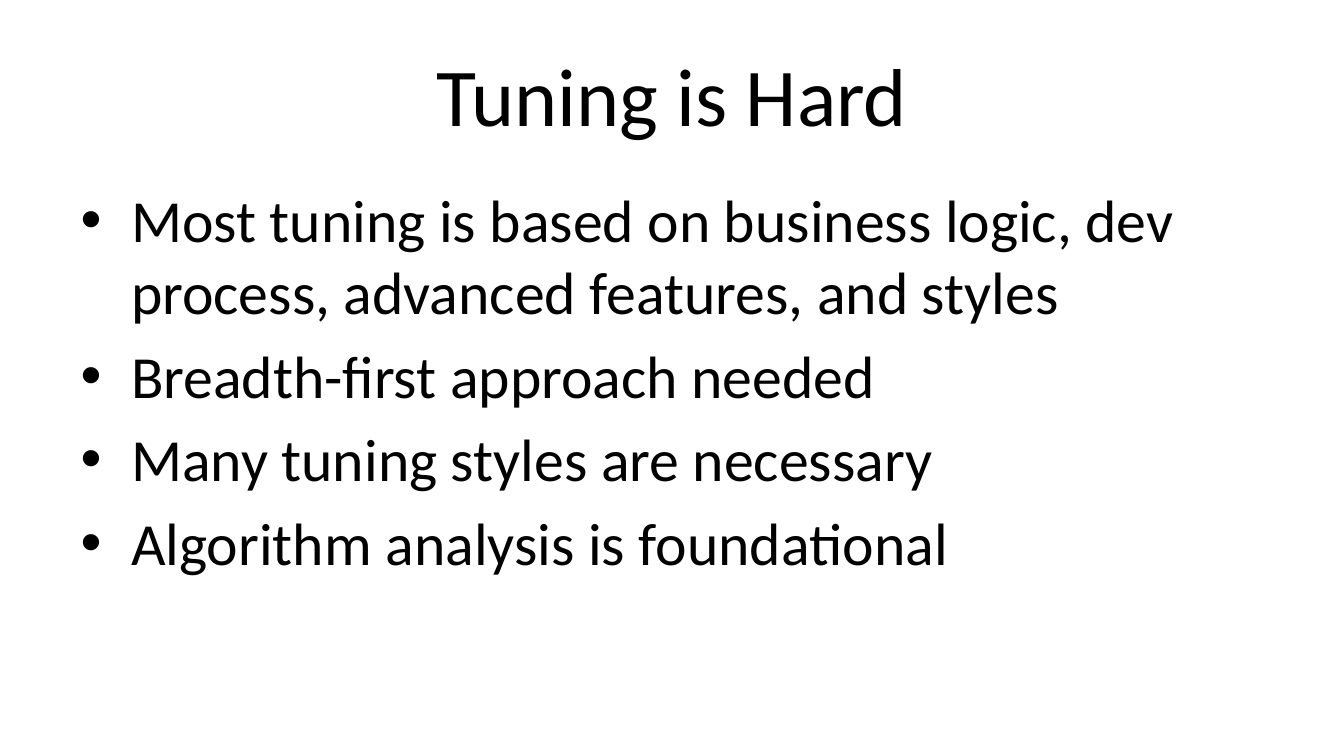
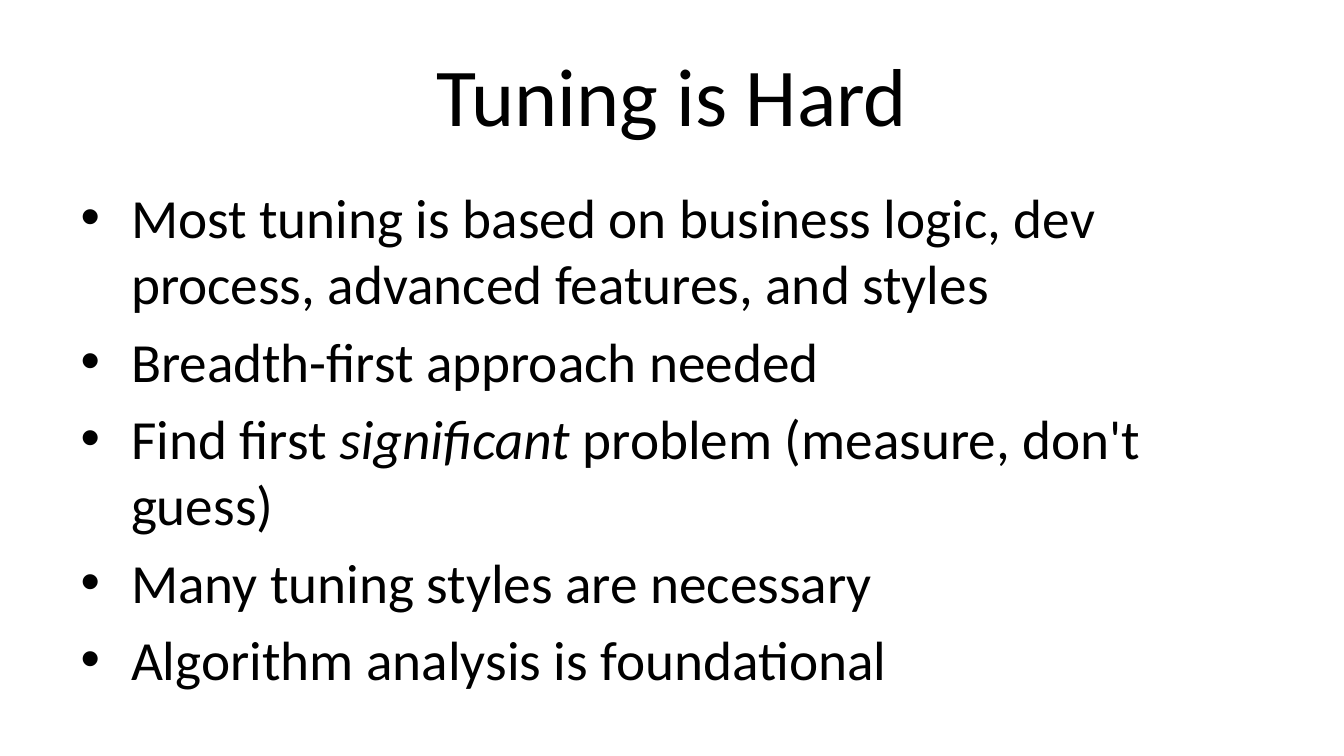
Before and after one commit to ProOracleSQL/space, a slide deck: slide 5 of examples/presentations/Practical Algorithm Analysis for Oracle Developers - Collaborate - 2019_281_Heller.pptx. Drawn at 1344x756 pixels with LibreOffice and Linux fonts; fonts in the diff are those of the drawing. Boxes give left, top, right and bottom in pixels: in the first picture for what was removed or moved away, otherwise in the second. Text is boxed around its words. In the diff, an @@ line names an element or a change of style, - is before the commit and + after.

Commit message:
Improved first 15 slides.

```diff
--- a/examples/presentations/Practical Algorithm Analysis for Oracle Developers - Collaborate - 2019_281_Heller.pptx
+++ b/examples/presentations/Practical Algorithm Analysis for Oracle Developers - Collaborate - 2019_281_Heller.pptx
@@ text at [131, 199, 1095, 690]: size 32 to 29.6 pt in "Most tuning is based on business logic, ...", "Breadth-first approach needed", "Many tuning styles are necessary", "Algorithm analysis is foundational" @@
@@ text at [131, 419, 1141, 535]: paragraph added @@
+• Find first significant problem (measure, don't guess)
```
Also in this commit, not shown: 8 other slides changed, 2 slides added.
